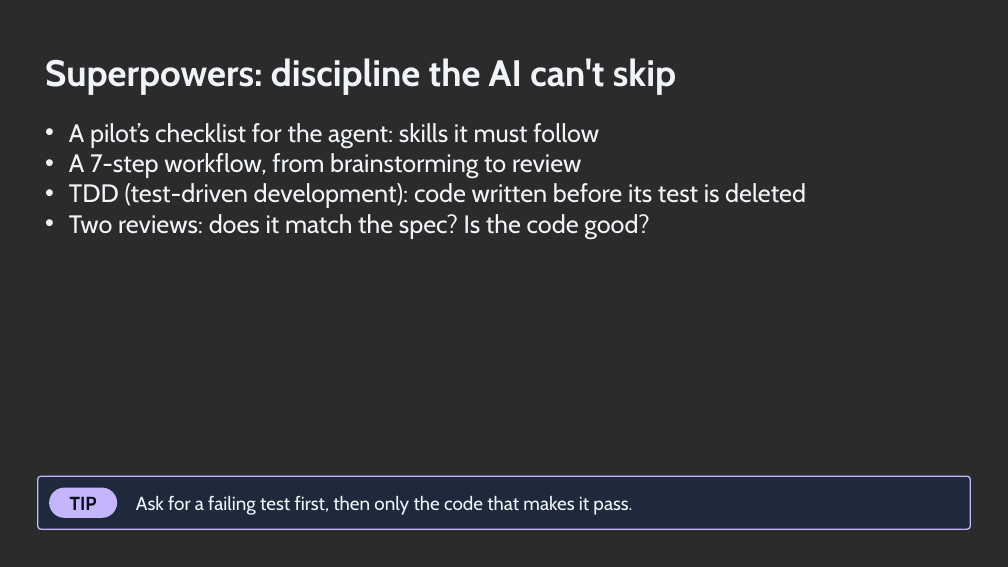
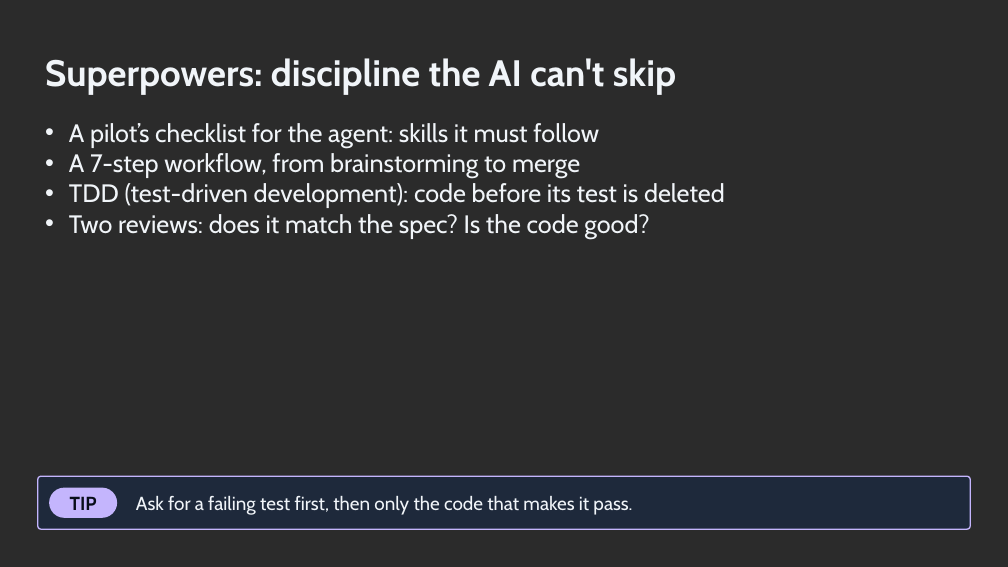
Before and after one commit to ronyronen/speckit-claude-presentation, a slide deck: slide 11 of presentation/speckit-workshop.pptx. Drawn at 1008x567 pixels with LibreOffice and Linux fonts; fonts in the diff are those of the drawing; background and template pictures are left out; a plain dark background stands for a picture behind light text. Boxes give left, top, right and bottom in pixels: in the first picture for what was removed or moved away, otherwise in the second. Text is boxed around its words. In the diff, an @@ line names an element or a change of style, - is before the commit and + after.

```diff
--- a/presentation/speckit-workshop.pptx
+++ b/presentation/speckit-workshop.pptx
@@ text at <box>69,153,725,208</box>: text changed @@
-• A 7-step workflow, from brainstorming to review
-• TDD (test-driven development): code written before its test is deleted
+• A 7-step workflow, from brainstorming to merge
+• TDD (test-driven development): code before its test is deleted
```
Also in this commit, not shown: 13 other slides changed, 2 other files.
